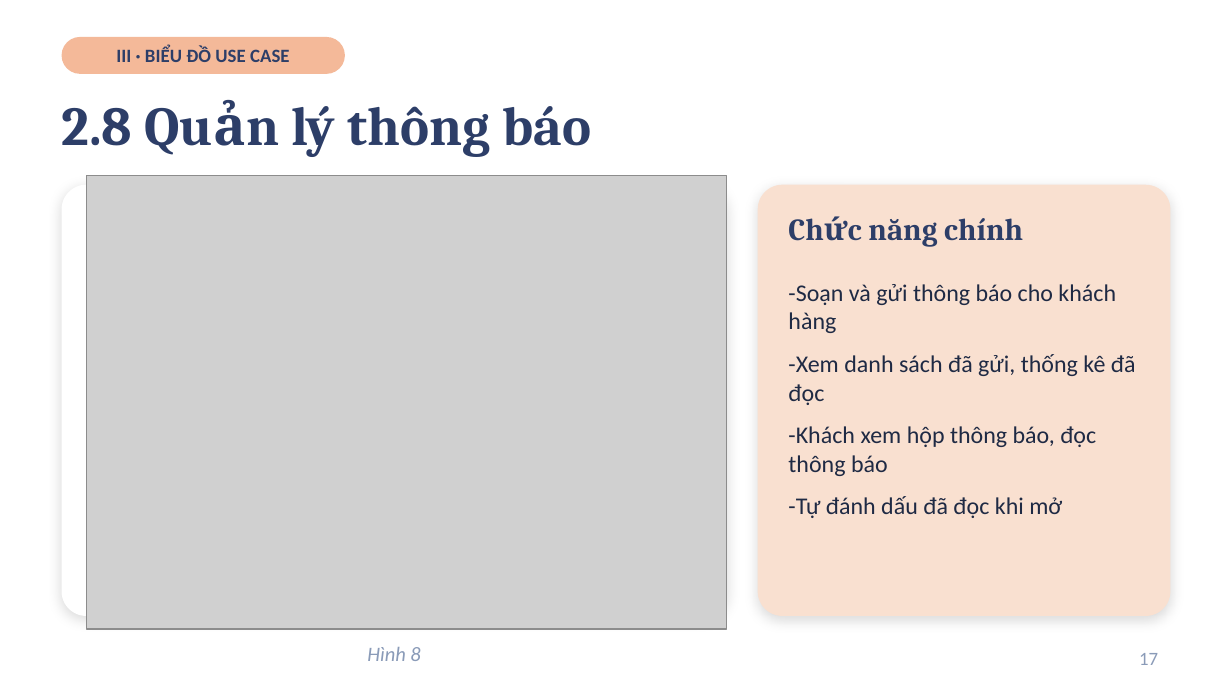
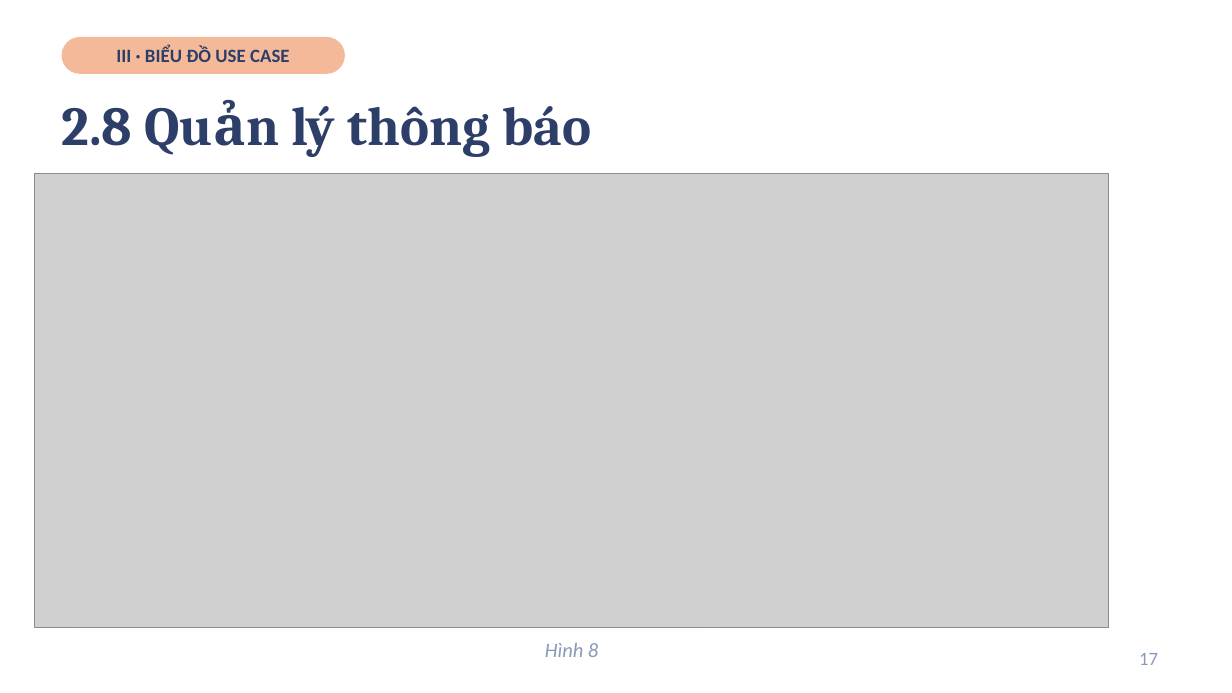
Before and after one commit to tqlong1003/SPS-System, a slide deck: slide 17 of Slide_Khoa_Luan.pptx. Drawn at 1232x693 pixels with LibreOffice and Linux fonts; fonts in the diff are those of the drawing; grey boxes stand for pictures. Boxes give left, top, right and bottom in pixels: in the first picture for what was removed or moved away, otherwise in the second. Text is boxed around its words. In the diff, an @@ line names an element or a change of style, - is before the commit and + after.

```diff
--- a/Slide_Khoa_Luan.pptx
+++ b/Slide_Khoa_Luan.pptx
@@ picture: place and size @@
-picture at bbox=[86, 175, 727, 628]
+picture at bbox=[34, 174, 1109, 627]
@@ rounded rectangle removed at bbox=[758, 185, 1170, 616] @@
@@ text removed at bbox=[868, 218, 1023, 247] @@
-Chức năng chính
@@ text removed at bbox=[788, 284, 1136, 518] @@
--Soạn và gửi thông báo cho khách hàng
--Xem danh sách đã gửi, thống kê đã đọc
--Khách xem hộp thông báo, đọc thông báo
--Tự đánh dấu đã đọc khi mở
@@ text "Hình 8": place and size @@
-text "Hình 8" at bbox=[367, 647, 420, 661]
+text "Hình 8" at bbox=[545, 643, 598, 657]
```
Also in this commit, not shown: 12 other slides changed, 1 other file.
